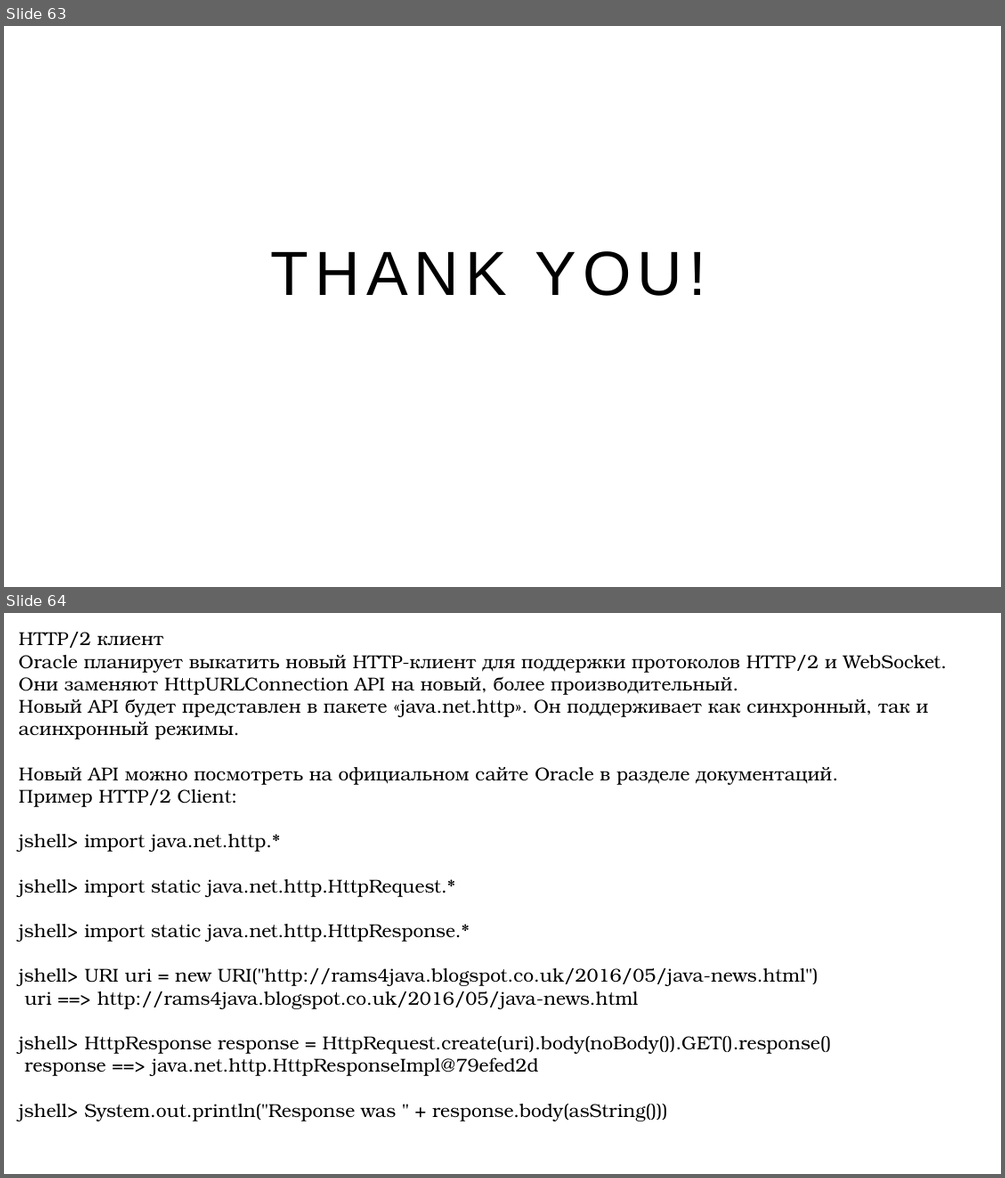
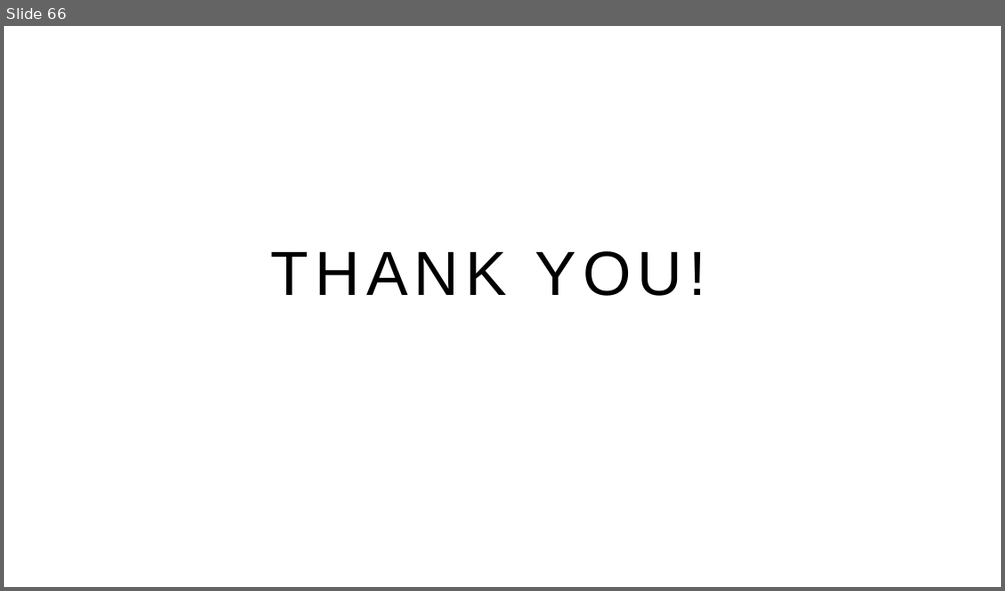
Before and after one commit to Zenon8/http2-inv, a slide deck: presentation/Http2 - Kotlin.pptx. Shown one above the other, each under a label of ours: slides 63 and 64 before the commit, slide 66 after it. The pictures are 1005x1178 and 1005x591 pixels, drawn with LibreOffice and Linux fonts; fonts in the diff are those of the drawing; background and template pictures are left out. Boxes give left, top, right and bottom in pixels: in the first picture for what was removed or moved away, otherwise in the second. Text is boxed around its words. In the diff, an @@ line names an element or a change of style, - is before the commit and + after.

```diff
--- a/presentation/Http2 - Kotlin.pptx
+++ b/presentation/Http2 - Kotlin.pptx
@@ slide 64 removed at (x1=4, y1=613, x2=1001, y2=1174), background #FFFFFF; not listed: 1 template element that a slide beside it also shows @@
@@ text removed at (x1=18, y1=632, x2=947, y2=1121) @@
-HTTP/2 клиент
-Oracle планирует выкатить новый HTTP-клиент для поддержки протоколов HTTP/2 и WebSocket. Они заменяют HttpURLConnection API на новый, более производительный.
-Новый API будет представлен в пакете «java.net.http». Он поддерживает как синхронный, так и асинхронный режимы.
-Новый API можно посмотреть на официальном сайте Oracle в разделе документаций.
-Пример HTTP/2 Client:
-jshell> import java.net.http.*
-jshell> import static java.net.http.HttpRequest.*
-jshell> import static java.net.http.HttpResponse.*
-jshell> URI uri = new URI("http://rams4java.blogspot.co.uk/2016/05/java-news.html")
-uri ==> http://rams4java.blogspot.co.uk/2016/05/java-news.html
-jshell> HttpResponse response = HttpRequest.create(uri).body(noBody()).GET().response()
-response ==> java.net.http.HttpResponseImpl@79efed2d
-jshell> System.out.println("Response was " + response.body(asString()))
@@ what was slide 63 is now slide 66 @@
```
Also in this commit, not shown: 8 slides changed, 7 slides added, 4 other slides removed, 2 other files.
